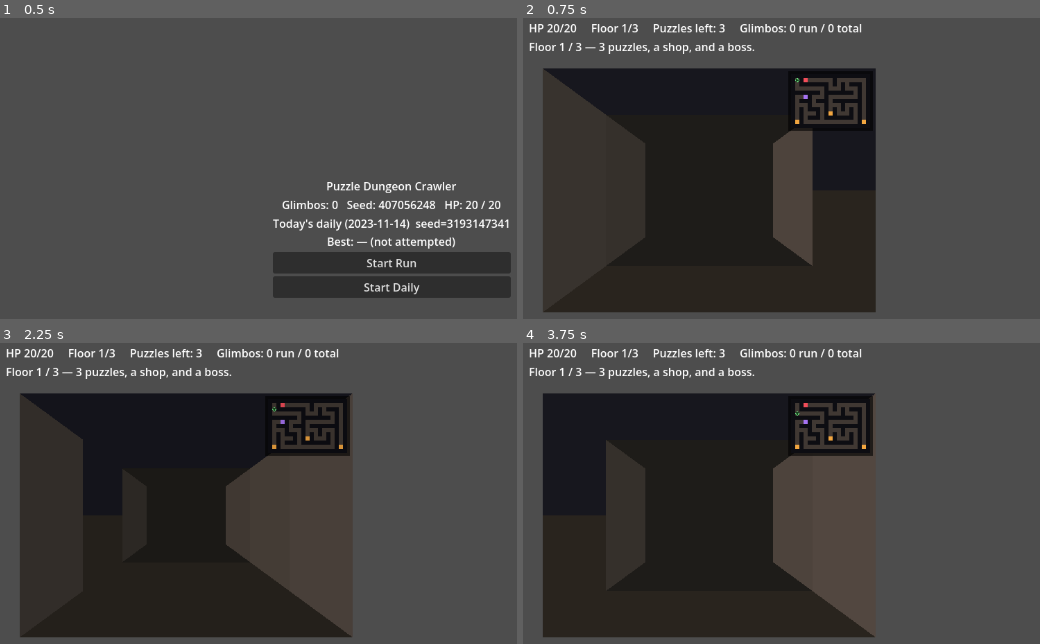
Above: before the commit, frames 1-4 (two rows, left to right).
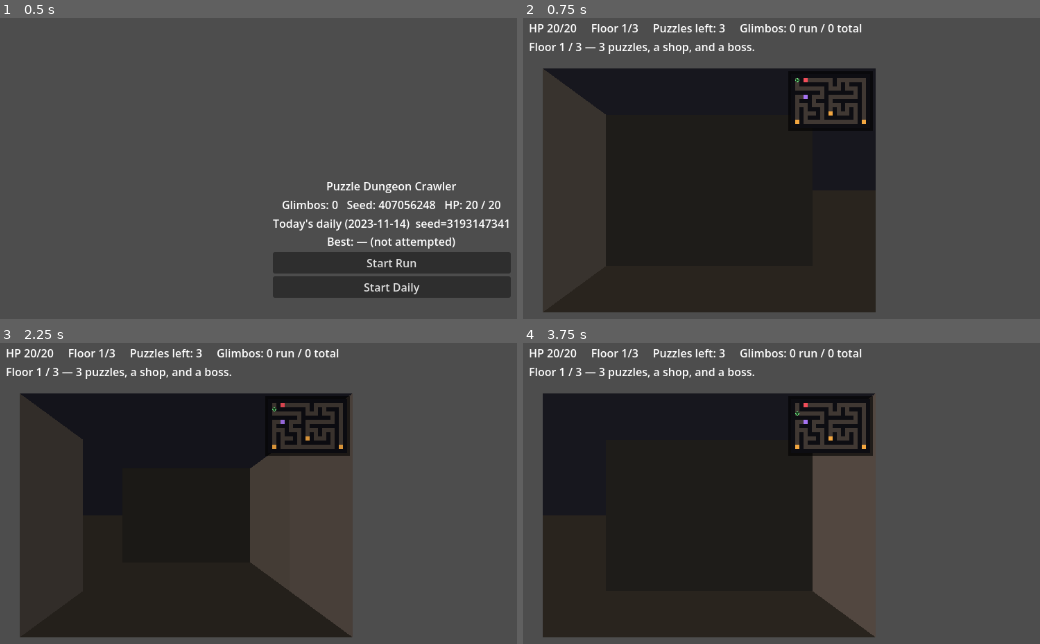
Above: after the commit, the same moments.

Repository: NickSanft/puzzle-dungeon-crawler
Game: Godot game, scene res://scenes/ui/main.tscn
The game is run twice, just before and just after one commit, with the same random seed, the same clock (stepped at 60 frames per second) and the same inputs.
Inputs (mouse positions are in pixels of both pictures, inside the frame that each line leads up to):
- Up to frame 1 (0.5 s): no input
- Up to frame 2 (0.75 s): click "Start Run" at 0.5 s
- Up to frame 3 (2.25 s): tap Enter at 1.25 s; move the mouse to (outside the picture) at 1.27 s; hold D 1.28-2.03 s; tap Q at 1.35 s; click (outside the picture) at 1.42 s; tap Space at 2 s; move the mouse to (232, 583) at 2.02 s; hold S from 2.03 s (still down); tap E at 2.1 s
- Up to frame 4 (3.75 s): tap Enter at 2.75 s; move the mouse to (993, 463) at 2.77 s; release S at 2.78 s; hold D 2.78-3.53 s; tap 1 at 2.85 s; tap Space at 3.5 s; move the mouse to (outside the picture) at 3.52 s; hold W from 3.53 s (still down); tap 9 at 3.6 s; click (outside the picture) at 3.67 s

Frame 1 is identical in both runs. In frame 2, 3.0% of the frame differs, in the area x 48-57%, y 37-83%; in frame 3, 1.2%; in frame 4, 3.0%.

Commit message:
Update dungeon.gd

Diff:
--- a/scenes/dungeon/dungeon.gd
+++ b/scenes/dungeon/dungeon.gd
@@ -219,7 +219,10 @@
 			break
 
 	# Trigger floor markers behind walls so nearer walls occlude them.
-	for d in range(1, min(blocker, MAX_VIS_DEPTH) + 1):
+	# Triggers can only be on open tiles: depths 1..blocker-1 (the tile at
+	# depth=blocker is the wall itself).
+	var last_open: int = min(blocker - 1, MAX_VIS_DEPTH)
+	for d in range(1, last_open + 1):
 		var tt: Vector2i = _player_pos + fwd_v * d
 		var trig: Dictionary = _trigger_at(tt)
 		if not trig.is_empty():
@@ -230,8 +233,10 @@
 		back_frame.position.x += parallax_x
 		draw_rect(back_frame, COLOR_WALL_FAR)
 
-	var deepest: int = min(blocker, MAX_VIS_DEPTH)
-	for depth in range(deepest, -1, -1):
+	# Side walls are drawn for each open tile in the forward corridor, from
+	# far to near so nearer sides occlude farther ones. Skip the blocker
+	# depth (that tile is a wall; its sides are undefined).
+	for depth in range(last_open, -1, -1):
 		var tile_pos: Vector2i = _player_pos + fwd_v * depth
 		var near_frame: Rect2 = _frame_at(float(depth) + depth_offset)
 		var far_frame: Rect2 = _frame_at(float(depth + 1) + depth_offset)
